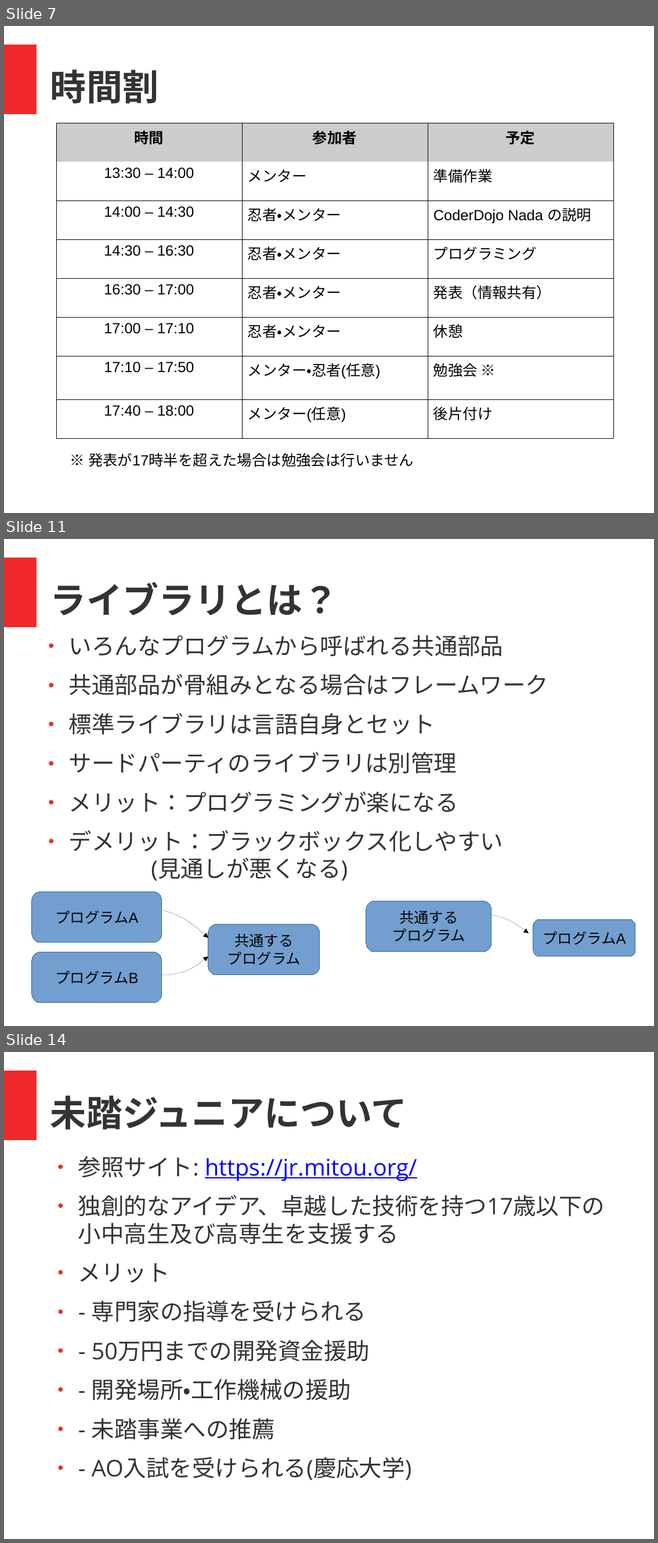
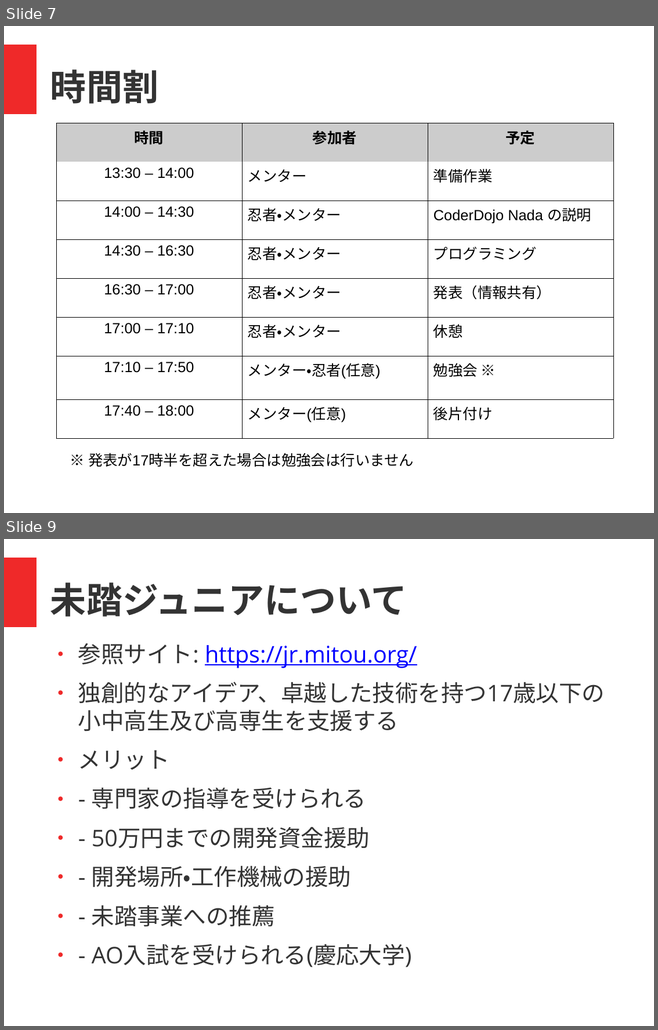
Before and after one commit to coderdojo-nada/resource, a slide deck: guide/coderdojo-nada紹介.odp. Shown one above the other, each under a label of ours: slides 7, 11 and 14 before the commit, slides 7 and 9 after it; the slides between them are not shown. The pictures are 658x1543 and 658x1030 pixels, drawn with LibreOffice and Linux fonts; fonts in the diff are those of the drawing. Boxes give left, top, right and bottom in pixels: in the first picture for what was removed or moved away, otherwise in the second. Text is boxed around its words. In the diff, an @@ line names an element or a change of style, - is before the commit and + after.

```diff
--- a/guide/coderdojo-nada紹介.odp
+++ b/guide/coderdojo-nada紹介.odp
@@ slide 11 removed at <box>4,539,654,1026</box>, background #FFFFFF; not listed: 1 template element that a slide beside it also shows @@
@@ text removed at <box>50,582,339,616</box> @@
-ライブラリとは？
@@ text removed at <box>69,635,548,881</box> @@
-● いろんなプログラムから呼ばれる共通部品
-● 共通部品が骨組みとなる場合はフレームワーク
-● 標準ライブラリは言語自身とセット
-● サードパーティのライブラリは別管理
-● メリット：プログラミングが楽になる
-● デメリット：ブラックボックス化しやすい
-  (見通しが悪くなる)
@@ freeform shape removed at <box>32,892,161,943</box> @@
-プログラムA
@@ freeform shape removed at <box>366,901,492,952</box> @@
-共通する
-プログラム
@@ freeform shape removed at <box>162,910,209,938</box> @@
@@ freeform shape removed at <box>492,915,529,933</box> @@
@@ freeform shape removed at <box>534,920,635,957</box> @@
-プログラムA
@@ freeform shape removed at <box>208,925,320,976</box> @@
-共通する
-プログラム
@@ freeform shape removed at <box>32,952,161,1004</box> @@
-プログラムB
@@ freeform shape removed at <box>162,957,209,975</box> @@
@@ what was slide 14 is now slide 9 @@
```
Also in this commit, not shown: 3 slides changed, 4 other slides removed, 1 other file.
